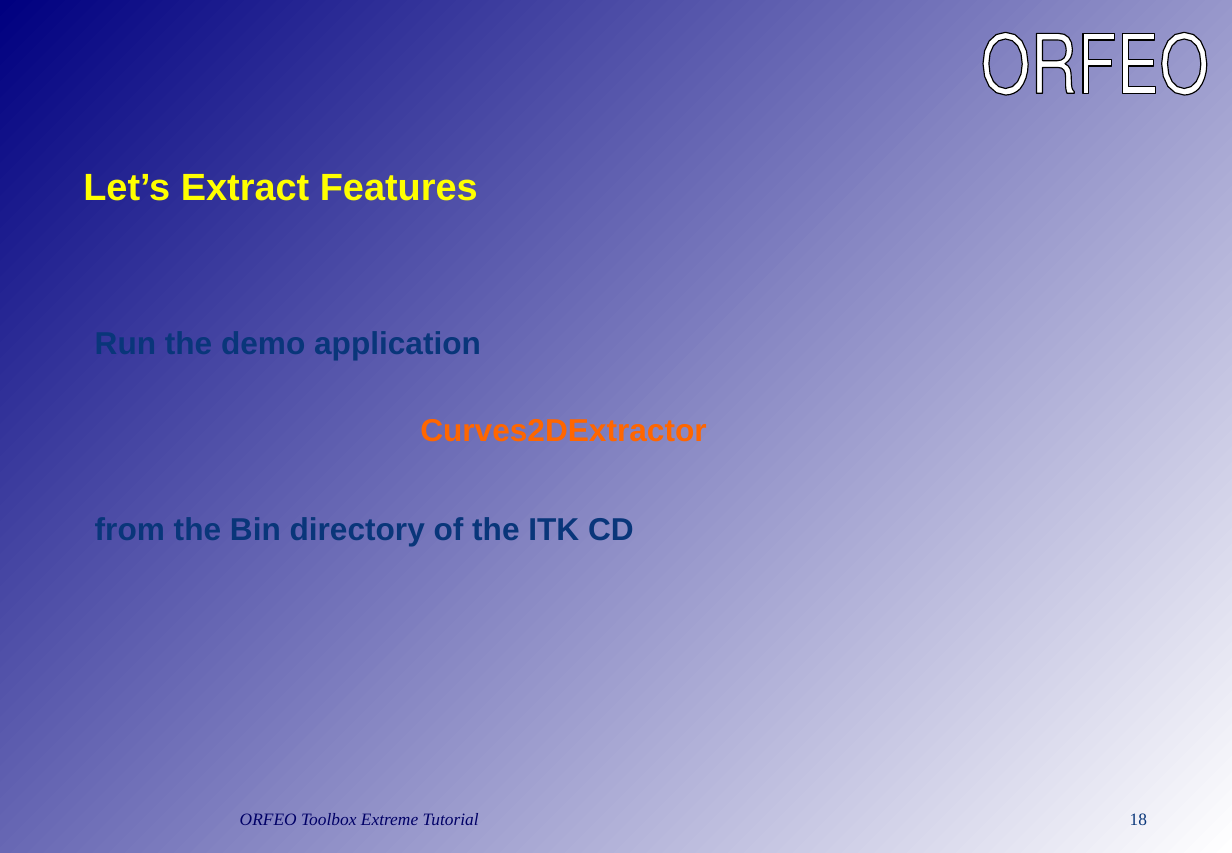
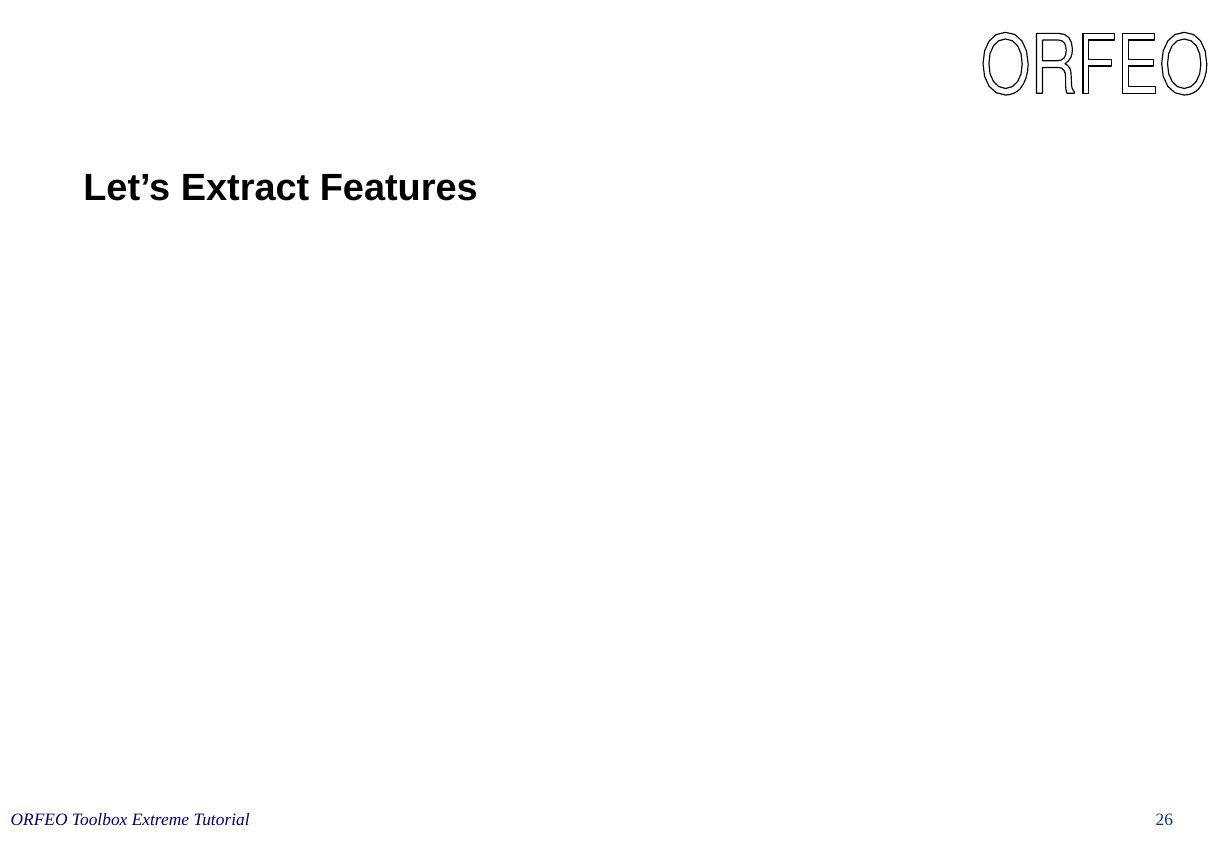
Before and after one commit to orfeotoolbox/OTB-Documents, a slide deck: slide 26 of CourseWare/OTBIn90Minutes.ppt (slide 18 before the commit). Drawn at 1232x853 pixels with LibreOffice and Linux fonts; fonts in the diff are those of the drawing. Boxes give left, top, right and bottom in pixels: in the first picture for what was removed or moved away, otherwise in the second. Text is boxed around its words. In the diff, an @@ line names an element or a change of style, - is before the commit and + after.

Commit message:
Mise a jour de la presentation de demo

```diff
--- a/CourseWare/OTBIn90Minutes.ppt
+++ b/CourseWare/OTBIn90Minutes.ppt
@@ background gradient #000080 to #FFFFFF to #FFFFFF @@
@@ title "Let’s Extract Features" at (83, 174, 478, 201): text colour #FFFF00 to #000000 @@
@@ text removed at (95, 331, 706, 545) @@
-Run the demo application
-Curves2DExtractor
-from the Bin directory of the ITK CD
@@ text "ORFEO Toolbox Extreme Tutorial": place and size @@
-text "ORFEO Toolbox Extreme Tutorial" at (240, 813, 479, 825)
+text "ORFEO Toolbox Extreme Tutorial" at (11, 813, 250, 825)
@@ page number removed at (1130, 813, 1147, 825) @@
-18
@@ page number added at (1156, 813, 1173, 825), 11 pt, text #09367A @@
+26
```
Also in this commit, not shown: 23 other slides changed, 8 slides added, 3 slides removed.
